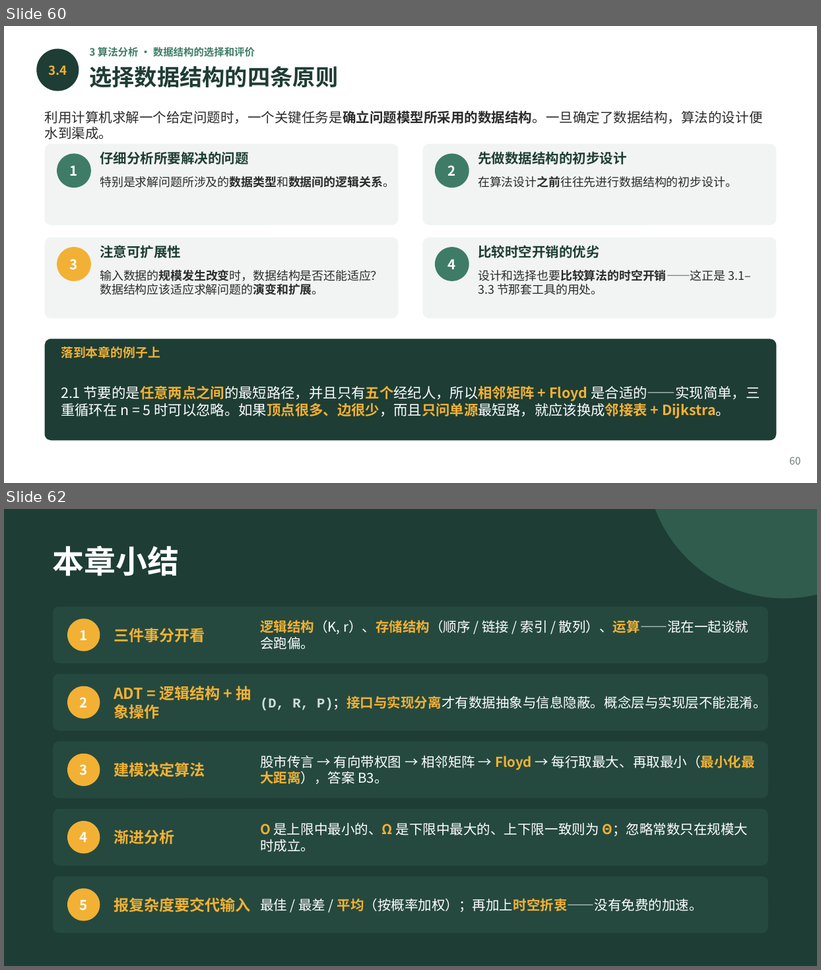
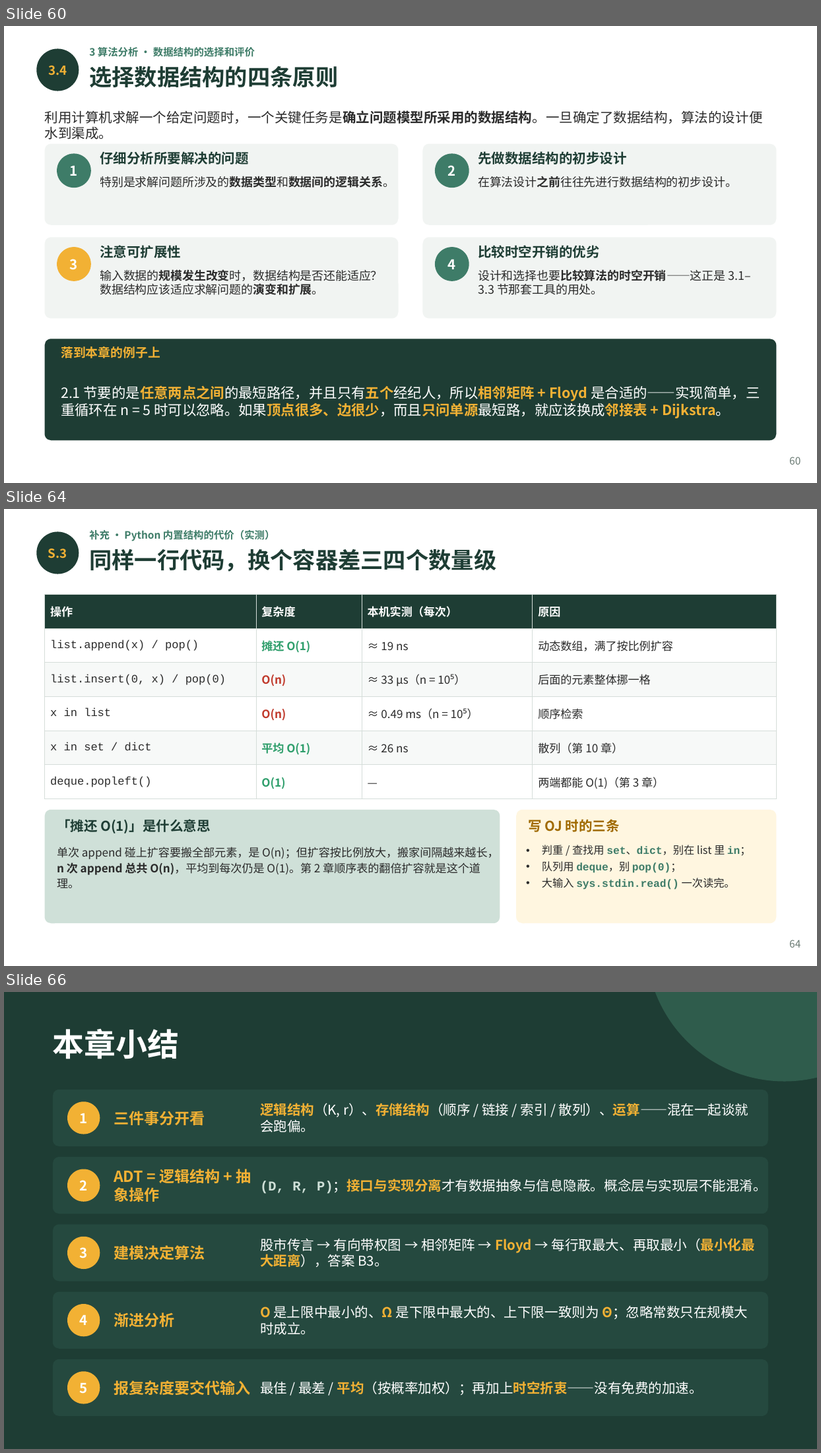
Before and after one commit to GMyhf/2026fall-cs201, a slide deck: courseware/202609_DSA_01_ADT_Floyd_Complexity.pptx. Shown one above the other, each under a label of ours: slides 60 and 62 before the commit, slides 60, 64 and 66 after it; the slides between them are not shown. The pictures are 821x970 and 821x1453 pixels, drawn with LibreOffice and Linux fonts; fonts in the diff are those of the drawing. Boxes give left, top, right and bottom in pixels: in the first picture for what was removed or moved away, otherwise in the second. Text is boxed around its words. In the diff, an @@ line names an element or a change of style, - is before the commit and + after.

```diff
--- a/courseware/202609_DSA_01_ADT_Floyd_Complexity.pptx
+++ b/courseware/202609_DSA_01_ADT_Floyd_Complexity.pptx
@@ slide 64 added at (4,509,817,966), background #FFFFFF @@
@@ ellipse added at (36,531,79,574), fill #1E3D34 @@
@@ text added at (89,530,275,541), 9 pt, text #3E7C68, bold @@
+补充 · Python 内置结构的代价（实测）
@@ text added at (48,549,67,559), 11 pt, text #F2B134, bold @@
+S.3
@@ text added at (89,549,496,572), 20 pt, text #1E3D34, bold @@
+同样一行代码，换个容器差三四个数量级
@@ table added at (45,594,776,792), 6 rows, 4 columns @@
+操作 | 复杂度 | 本机实测（每次） | 原因
+list.append(x) / pop() | 摊还 O(1) | ≈ 19 ns | 动态数组，满了按比例扩容
+list.insert(0, x) / pop(0) | O(n) | ≈ 33 µs（n = 10⁵） | 后面的元素整体挪一格
+x in list | O(n) | ≈ 0.49 ms（n = 10⁵） | 顺序检索
+x in set / dict | 平均 O(1) | ≈ 26 ns | 散列（第 10 章）
+deque.popleft() | O(1) | — | 两端都能 O(1)（第 3 章）
@@ rounded rectangle added at (45,810,500,923), fill #CFE0D8 @@
@@ text added at (57,819,211,834), 12 pt, text #1E3D34, bold @@
+「摊还 O(1)」是什么意思
@@ rounded rectangle added at (516,810,776,923), fill #FFF6E0 @@
@@ text added at (529,819,620,832), 12 pt, text #A06A00, bold @@
+写 OJ 时的三条
@@ text added at (542,845,751,890), 9.5 pt, text #3E7C68, bold @@
+• 判重 / 查找用 set、dict，别在 list 里 in；
+• 队列用 deque，别 pop(0)；
+• 大输入 sys.stdin.read() 一次读完。
@@ text added at (57,847,498,889), 10 pt, text #2B2B2B @@
+单次 append 碰上扩容要搬全部元素，是 O(n)；但扩容按比例放大，搬家间隔越来越长，n 次 append 总共 O(n)，平均到每次仍是 O(1)。第 2 章顺序表的翻倍扩容就是这个道理。
@@ text added at (789,940,801,948), 9 pt, text #6B7B74 @@
+64
@@ what was slide 62 is now slide 66 @@
```
Also in this commit, not shown: 2 slides changed, 3 other slides added, 2 other files.
